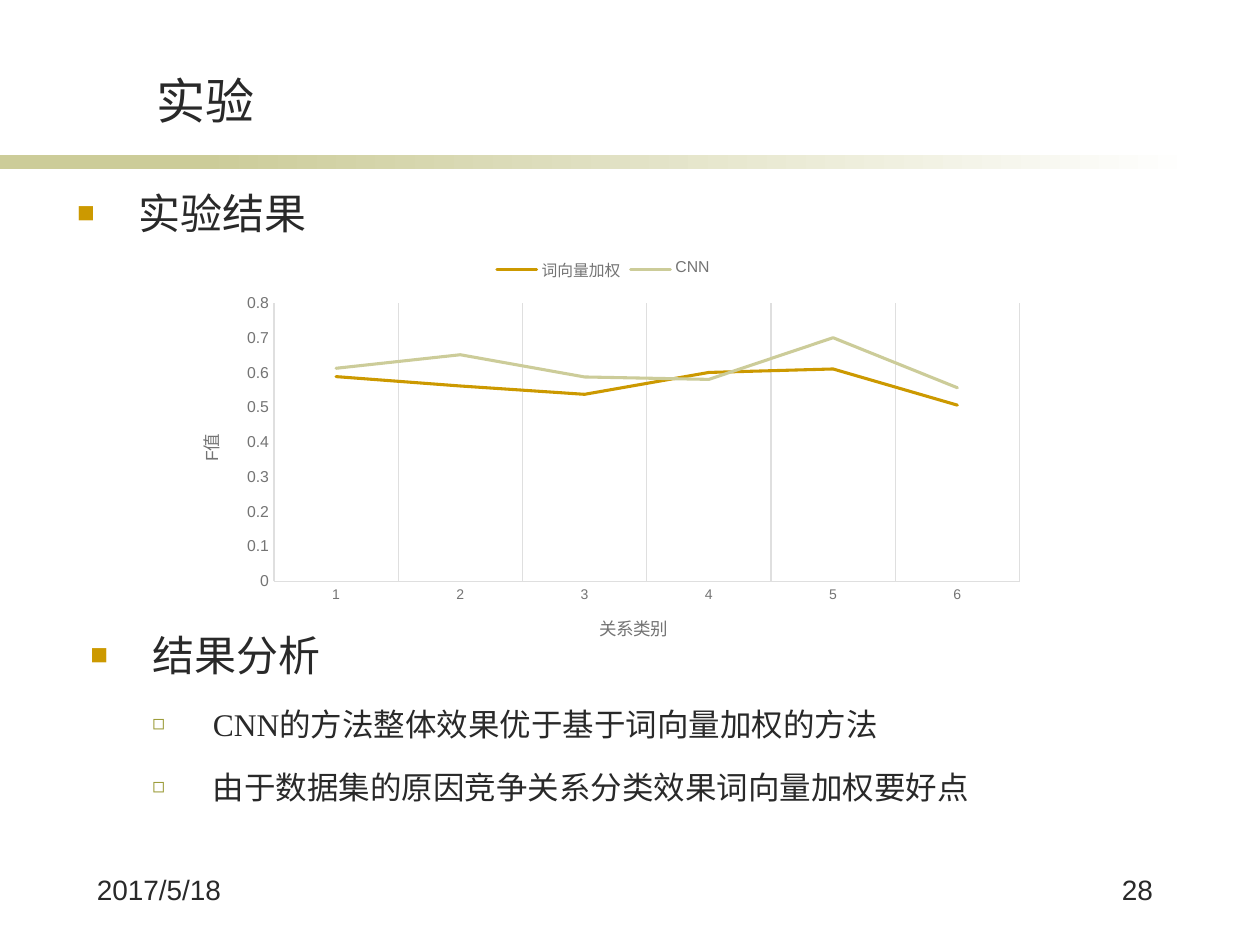
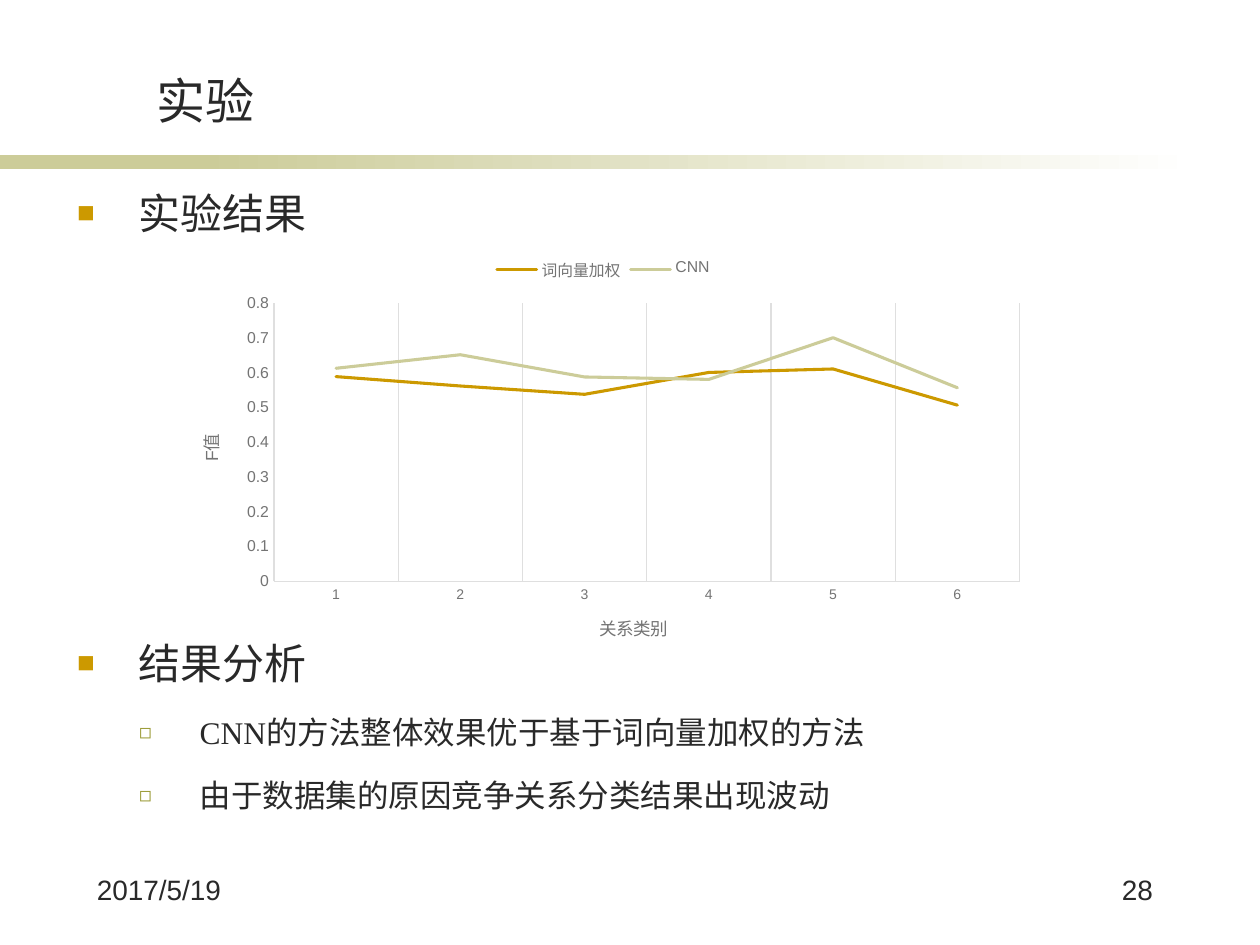
Before and after one commit to wqpod2g/paper, a slide deck: slide 28 of 毕业答辩ppt.pptx. Drawn at 1260x945 pixels with LibreOffice and Linux fonts; fonts in the diff are those of the drawing; background and template pictures are left out. Boxes give left, top, right and bottom in pixels: in the first picture for what was removed or moved away, otherwise in the second. Text is boxed around its words. In the diff, an @@ line names an element or a change of style, - is before the commit and + after.

```diff
--- a/毕业答辩ppt.pptx
+++ b/毕业答辩ppt.pptx
@@ text "结果分析": place and size @@
-text "结果分析" at (152, 635, 969, 802)
+text "结果分析" at (139, 643, 865, 810)
@@ text at (200, 780, 830, 810): text changed @@
-  ◻ 由于数据集的原因竞争关系分类效果词向量加权要好点
+  ◻ 由于数据集的原因竞争关系分类结果出现波动
@@ text at (97, 879, 221, 901): text changed @@
-2017/5/18
+2017/5/19
```
Also in this commit, not shown: 25 other slides changed, 1 other file.
